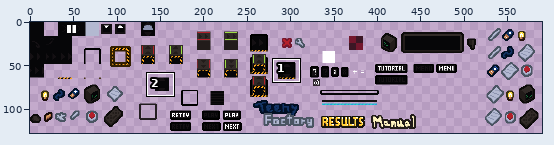
File history of a sprite sheet, sprites.png. Above: a wide view before the commit, with the close-up outlined.
Close-up. Before:
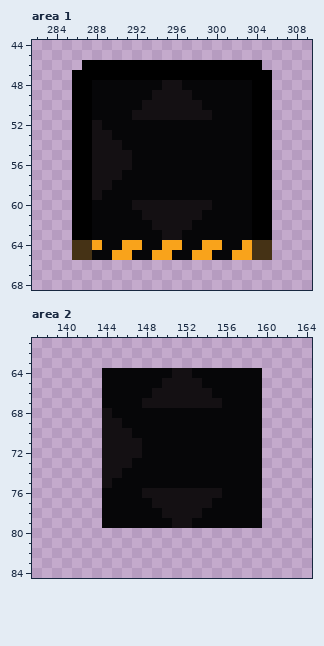
The file is 592x128 pixels. Colours within 5 levels of each other are drawn and written as one. Shown: area 1: x 282..309, y 44..68; area 2: x 137..164, y 61..84. The wide view leaves out empty margins.
New version:
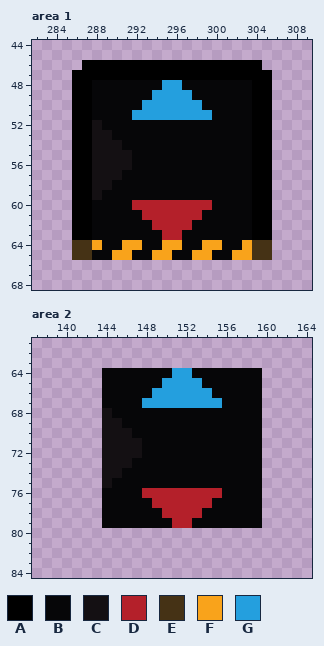
Palette (. is transparent): A #000000  B #060608  C #141013  D #b4202a  E #453215  F #f9a31b  G #249fde
The exact change:
{"where": "area 1"}
{"y":48,"x":295,"old":"CC","new":"GG"}
{"y":49,"x":294,"old":"CCCC","new":"GGGG"}
{"y":50,"x":293,"old":"CCCCCC","new":"GGGGGG"}
{"y":51,"x":292,"old":"CCCCCCCC","new":"GGGGGGGG"}
{"y":60,"x":292,"old":"CCCCCCCC","new":"DDDDDDDD"}
{"y":61,"x":293,"old":"CCCCCC","new":"DDDDDD"}
{"y":62,"x":294,"old":"CCCC","new":"DDDD"}
{"y":63,"x":295,"old":"CC","new":"DD"}
{"where": "area 2"}
{"y":64,"x":151,"old":"CC","new":"GG"}
{"y":65,"x":150,"old":"CCCC","new":"GGGG"}
{"y":66,"x":149,"old":"CCCCCC","new":"GGGGGG"}
{"y":67,"x":148,"old":"CCCCCCCC","new":"GGGGGGGG"}
{"y":76,"x":148,"old":"CCCCCCCC","new":"DDDDDDDD"}
{"y":77,"x":149,"old":"CCCCCC","new":"DDDDDD"}
{"y":78,"x":150,"old":"CCCC","new":"DDDD"}
{"y":79,"x":151,"old":"CC","new":"DD"}
